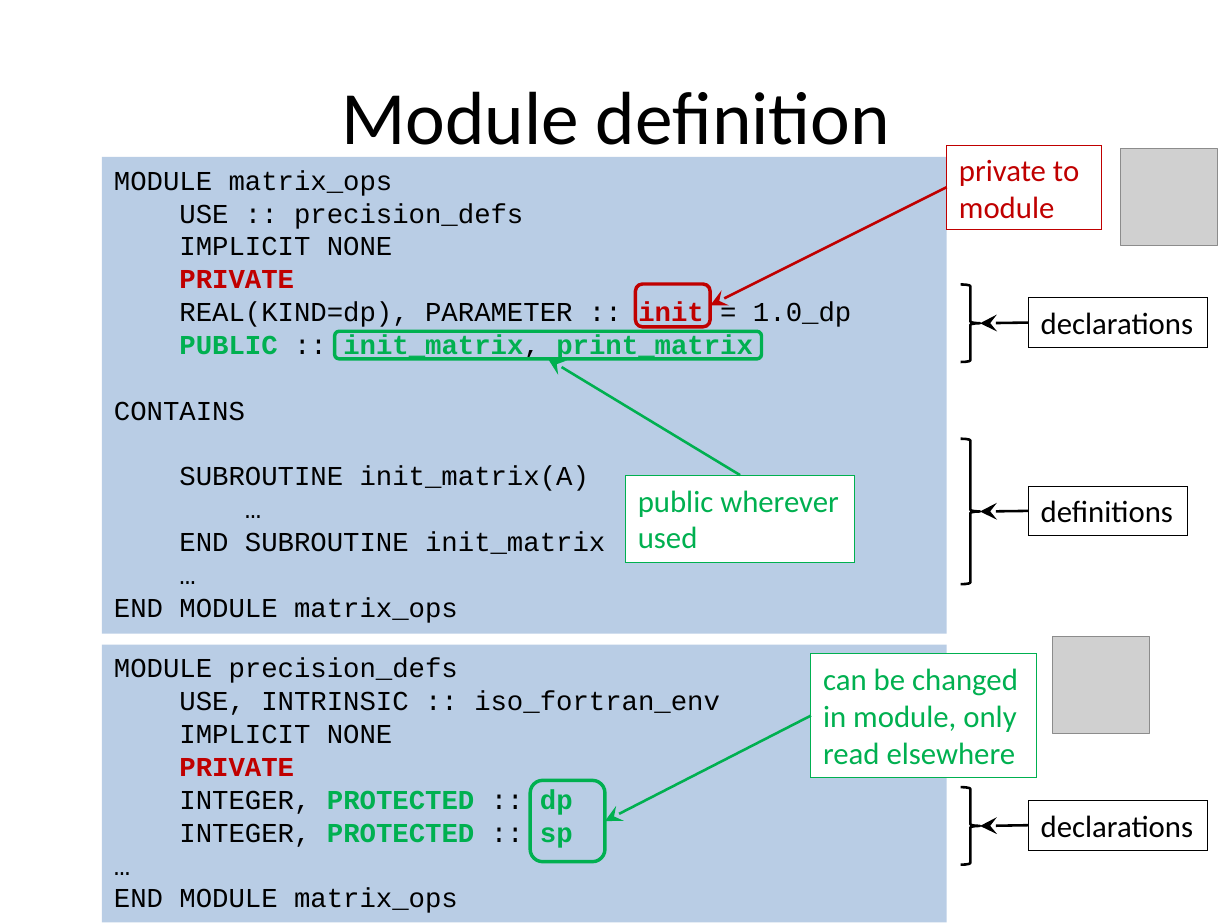
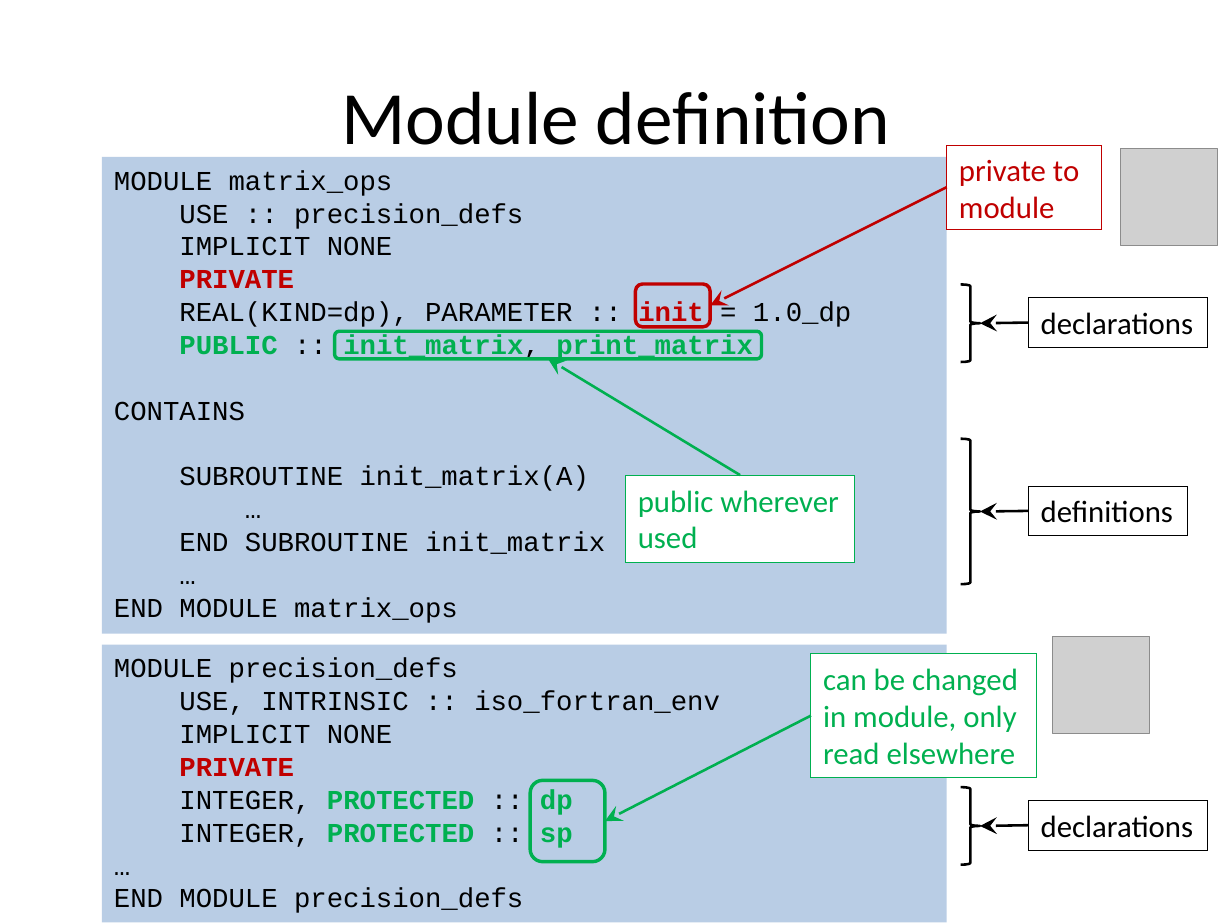
Before and after one commit to gjbex/Fortran-for-programmers, a slide deck: slide 70 of fortran_for_programmers.pptx. Drawn at 1232x924 pixels with LibreOffice and Linux fonts; fonts in the diff are those of the drawing; grey boxes stand for pictures. Boxes give left, top, right and bottom in pixels: in the first picture for what was removed or moved away, otherwise in the second. Text is boxed around its words. In the diff, an @@ line names an element or a change of style, - is before the commit and + after.

```diff
--- a/fortran_for_programmers.pptx
+++ b/fortran_for_programmers.pptx
@@ text in rectangle at <box>114,888,523,913</box>: text changed @@
-…
-END MODULE matrix_ops
+…
+END MODULE precision_defs
```
Also in this commit, not shown: 5 other slides changed.
